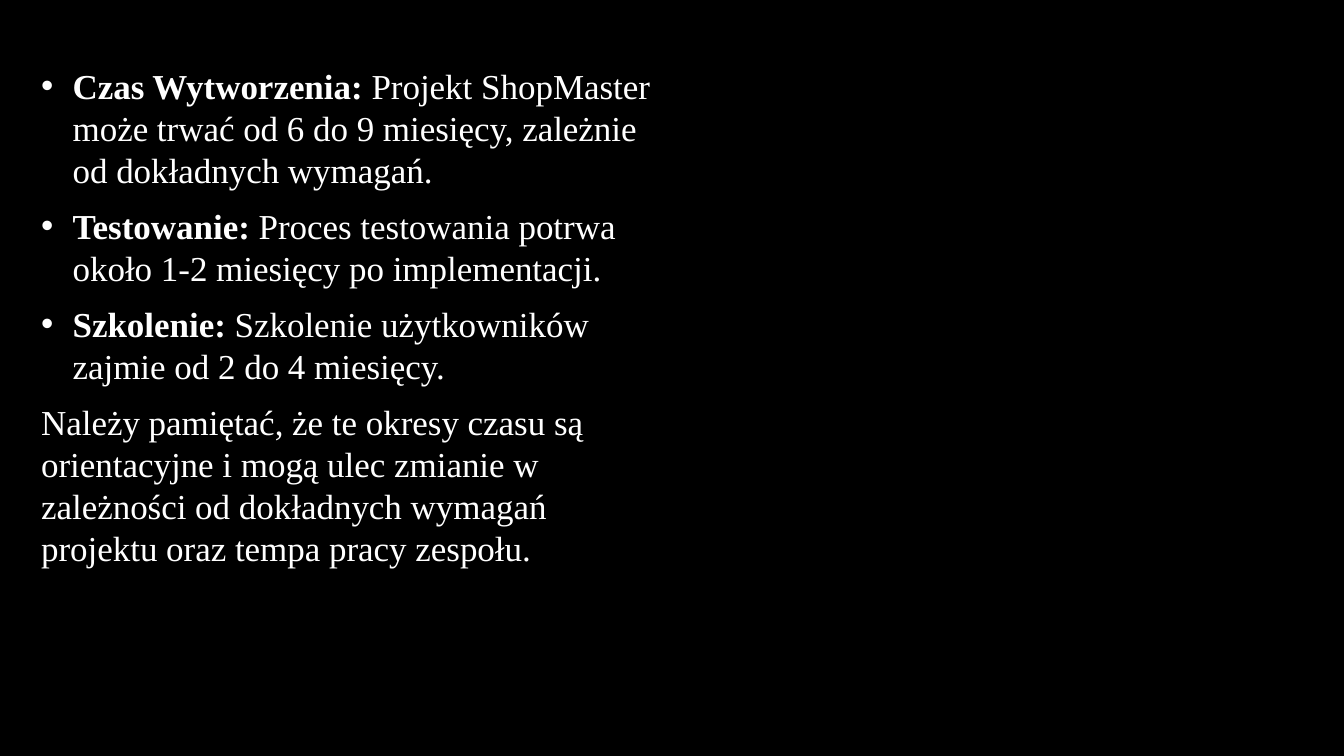
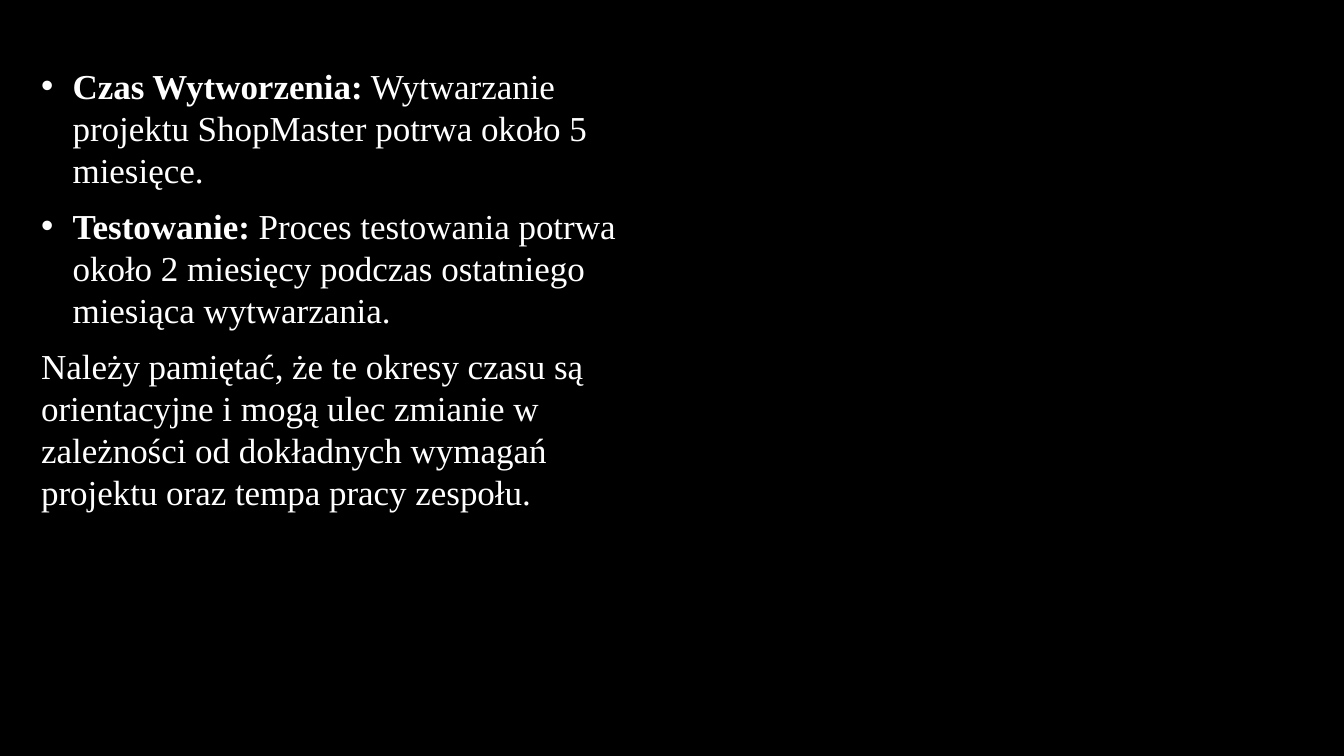
Before and after one commit to qbojj/projekt-IO, a slide deck: slide 9 of prezentacja io 1.pptx. Drawn at 1344x756 pixels with LibreOffice and Linux fonts; fonts in the diff are those of the drawing; background and template pictures are left out. Boxes give left, top, right and bottom in pixels: in the first picture for what was removed or moved away, otherwise in the second. Text is boxed around its words. In the diff, an @@ line names an element or a change of style, - is before the commit and + after.

```diff
--- a/prezentacja io 1.pptx
+++ b/prezentacja io 1.pptx
@@ text at (x1=73, y1=74, x2=616, y2=330): text changed @@
-• Czas Wytworzenia: Projekt ShopMaster może trwać od 6 do 9 miesięcy, zależnie od dokładnych wymagań.
-• Testowanie: Proces testowania potrwa około 1-2 miesięcy po implementacji.
-• Szkolenie: Szkolenie użytkowników zajmie od 2 do 4 miesięcy.
+• Czas Wytworzenia: Wytwarzanie projektu ShopMaster potrwa około 5 miesięce.
+• Testowanie: Proces testowania potrwa około 2 miesięcy podczas ostatniego miesiąca wytwarzania.
```
Also in this commit, not shown: 2 other slides changed, 1 slide added, 1 slide removed, 1 other file.
